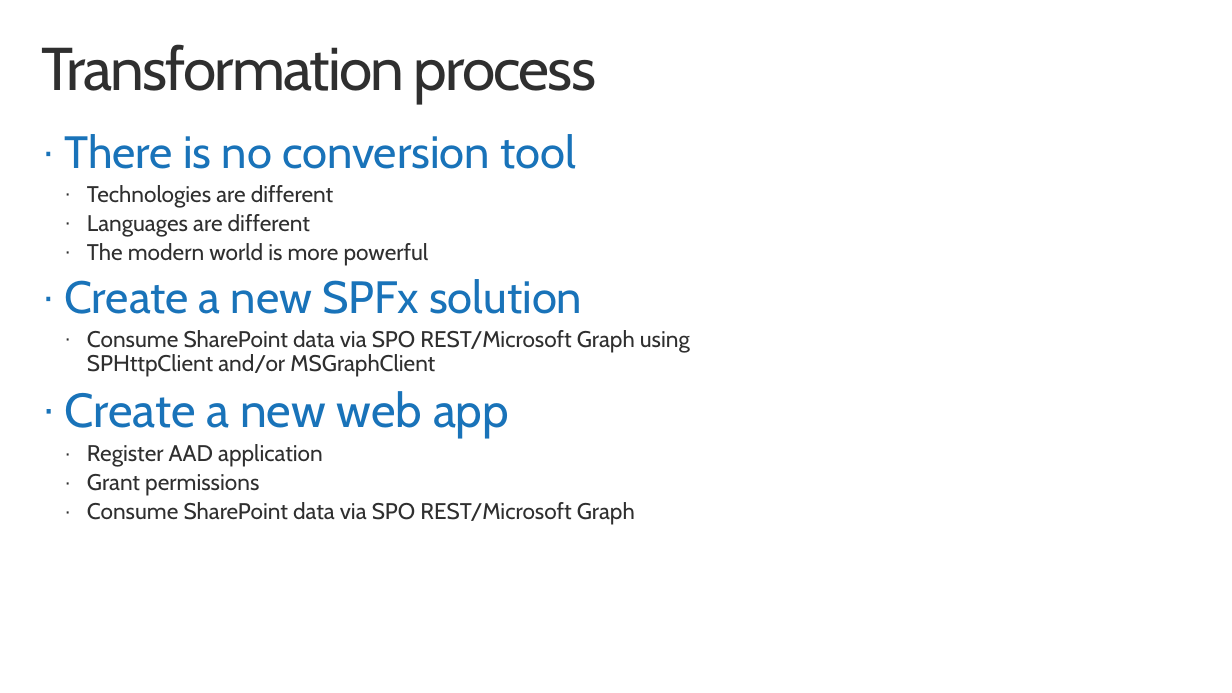
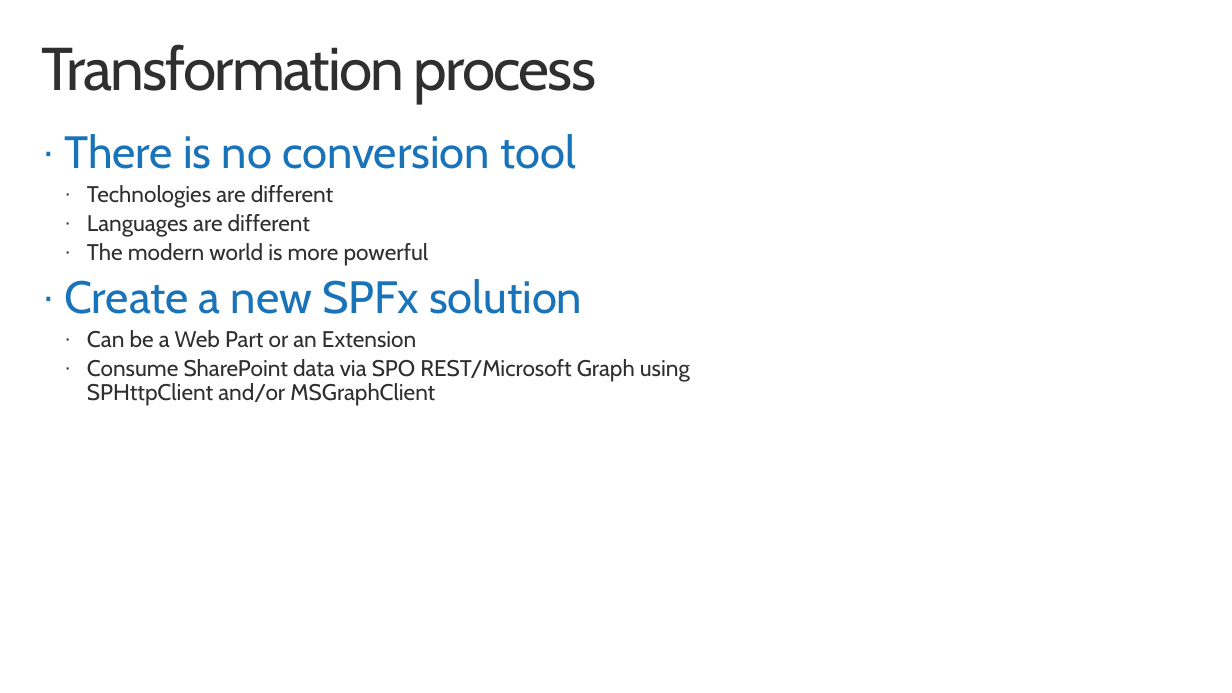
Before and after one commit to pnp/addin-transformation-guidance, a slide deck: slide 3 of presentations/From-SharePoint-Hosted-to-Client-Side.pptx. Drawn at 1232x693 pixels with LibreOffice and Linux fonts; fonts in the diff are those of the drawing; background and template pictures are left out. Boxes give left, top, right and bottom in pixels: in the first picture for what was removed or moved away, otherwise in the second. Text is boxed around its words. In the diff, an @@ line names an element or a change of style, - is before the commit and + after.

```diff
--- a/presentations/From-SharePoint-Hosted-to-Client-Side.pptx
+++ b/presentations/From-SharePoint-Hosted-to-Client-Side.pptx
@@ text at [87, 330, 416, 348]: paragraph added @@
+  · Can be a Web Part or an Extension
@@ text at [64, 391, 635, 525]: paragraphs removed @@
-· Create a new web app
-  · Register AAD application
-  · Grant permissions
-  · Consume SharePoint data via SPO REST/Microsoft Graph
```
Also in this commit, not shown: 2 other slides changed, 3 other files.
